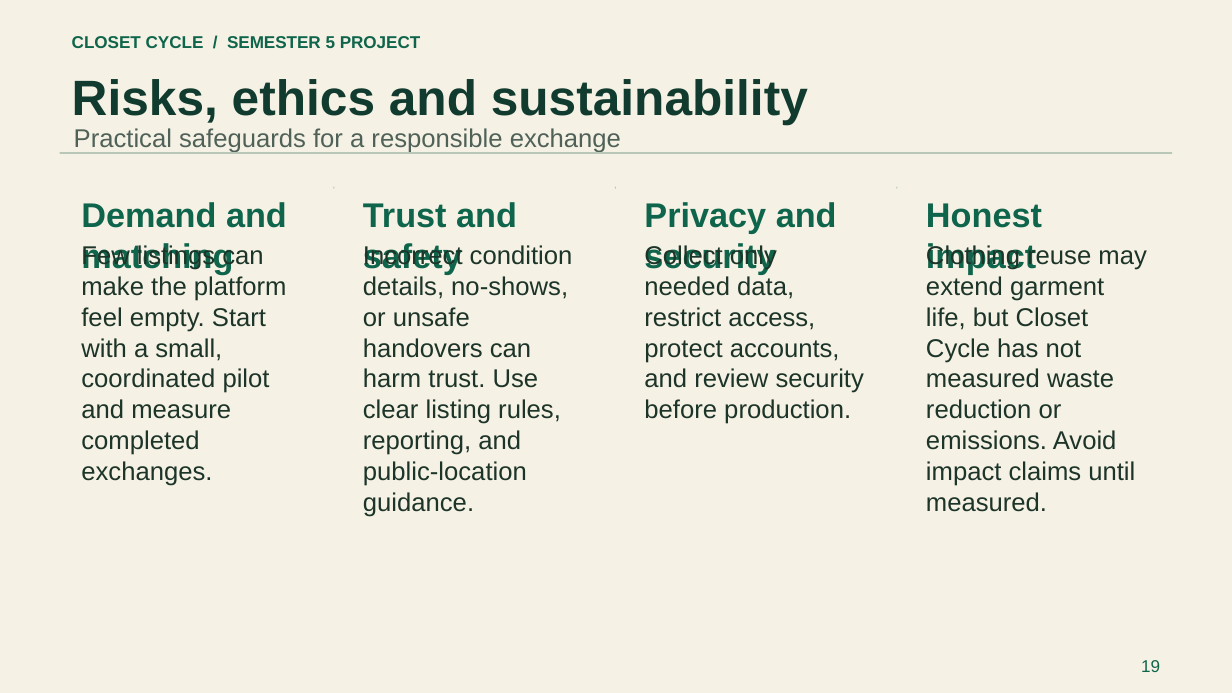
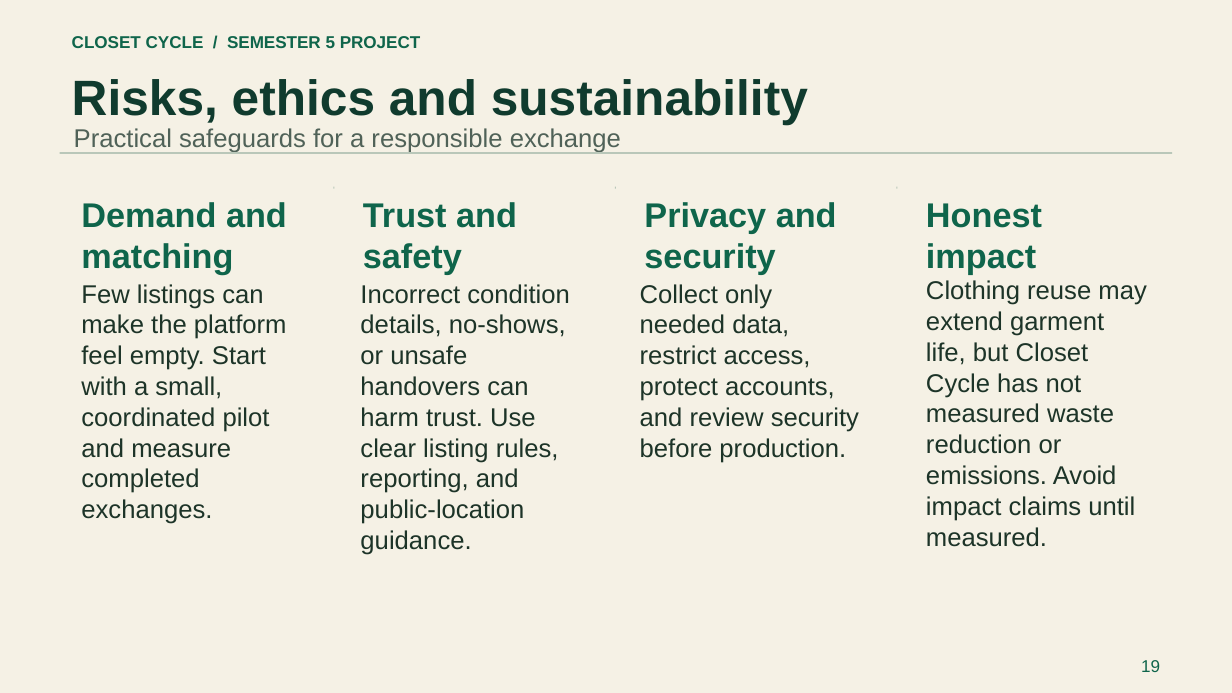
Before and after one commit to Kashish1911/ClosetCycle, a slide deck: slide 19 of deliverables/Closet-Cycle-Startup-Project.pptx. Drawn at 1232x693 pixels with LibreOffice and Linux fonts; fonts in the diff are those of the drawing. Boxes give left, top, right and bottom in pixels: in the first picture for what was removed or moved away, otherwise in the second. Text is boxed around its words. In the diff, an @@ line names an element or a change of style, - is before the commit and + after.

```diff
--- a/deliverables/Closet-Cycle-Startup-Project.pptx
+++ b/deliverables/Closet-Cycle-Startup-Project.pptx
@@ text "Clothing reuse may extend garment ..." moved from (x1=926, y1=243, x2=1146, y2=512) to (x1=926, y1=280, x2=1146, y2=547) @@
@@ text "Few listings can make the ..." moved from (x1=81, y1=243, x2=287, y2=486) to (x1=81, y1=284, x2=287, y2=524) @@
@@ text "Incorrect condition details, no-shows, or ..." moved from (x1=363, y1=243, x2=573, y2=517) to (x1=360, y1=284, x2=570, y2=555) @@
@@ text "Collect only needed data, restrict ..." moved from (x1=644, y1=243, x2=864, y2=424) to (x1=640, y1=284, x2=859, y2=463) @@
```
Also in this commit, not shown: 14 other slides changed, 7 other files.
